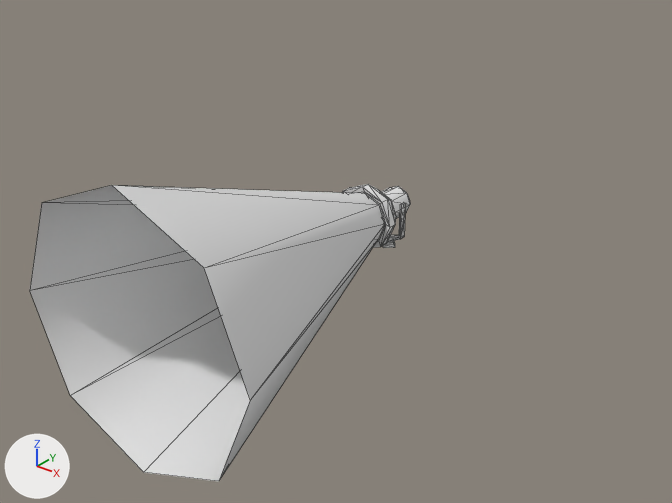
Renders of the glTF model Blends/prop-spot-light.glb from each side of a commit.
Before and after are seen from a 50 mm camera at (4.21, -6.0, 3.46) aimed at (-0.24, -0.42, 0.0). Lighting does not change. The marker at lower left points along +X, +Y and +Z. Mesh edges are drawn as thin lines. Where no turn or scale is listed for an object, it has been applied to the vertices. Vertices at the same position are counted once.

The first picture shows 'fx-spot-light-shaft', 'prop-spot-light'.
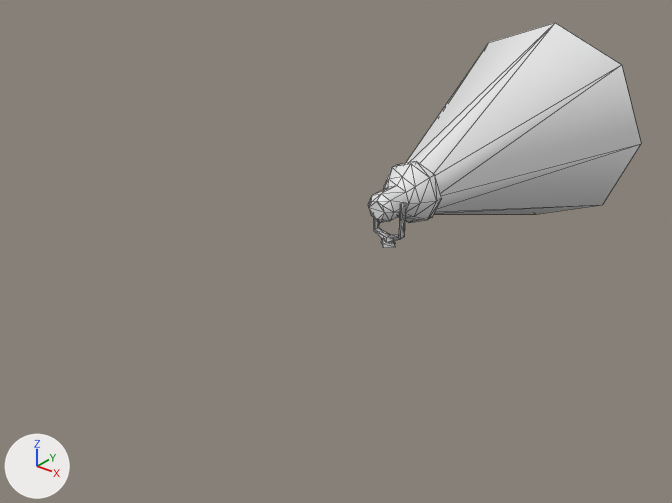
The change, as a diff of the scene's bpy script:
```diff
--- a/Blends/prop-spot-light.glb.py
+++ b/Blends/prop-spot-light.glb.py
@@ me_prop_spot_light @@
 me_prop_spot_light.from_pydata(...)  # 56 vertices, 108 faces; spans x -0.283..0.274, y -0.384..0.174, z -0.279..0.279
 # used by ob_prop_spot_light; location = (0.005, 0.0, 0.366)
+# me_prop_spot_light part 1: the whole mesh is turned -180 degrees about the z axis through the mesh origin
@@ me_fx_spot_light_shaft @@
 me_fx_spot_light_shaft.from_pydata(...)  # 16 vertices, 16 faces; spans x -1.06..1.05, y -2.84..-0.36, z -1.06..1.06
 # used by ob_fx_spot_light_shaft; location = (0.005, 0.0, 0.366)
+# me_fx_spot_light_shaft part 2: the whole mesh is turned -180 degrees about the z axis through the mesh origin
@@ ob_prop_spot_light @@
 ob_prop_spot_light = bpy.data.objects.new('prop-spot-light', me_prop_spot_light)
-ob_prop_spot_light.location = (0.005, 0.0, 0.366)
+ob_prop_spot_light.location = (-0.005, 0.0, 0.366)
@@ ob_fx_spot_light_shaft @@
 ob_fx_spot_light_shaft = bpy.data.objects.new('fx-spot-light-shaft', me_fx_spot_light_shaft)
-ob_fx_spot_light_shaft.location = (0.005, 0.0, 0.366)
+ob_fx_spot_light_shaft.location = (-0.005, 0.0, 0.366)
```

Where the change shows, as pixel boxes [x1, y1, x2, y2] in the pictures (672 x 503 px):
'fx-spot-light-shaft', mesh turned, moved
    before: [30, 185, 385, 481]
    after: [406, 23, 641, 214]
'prop-spot-light', mesh turned, moved
    before: [342, 184, 410, 248]
    after: [368, 161, 442, 223]
